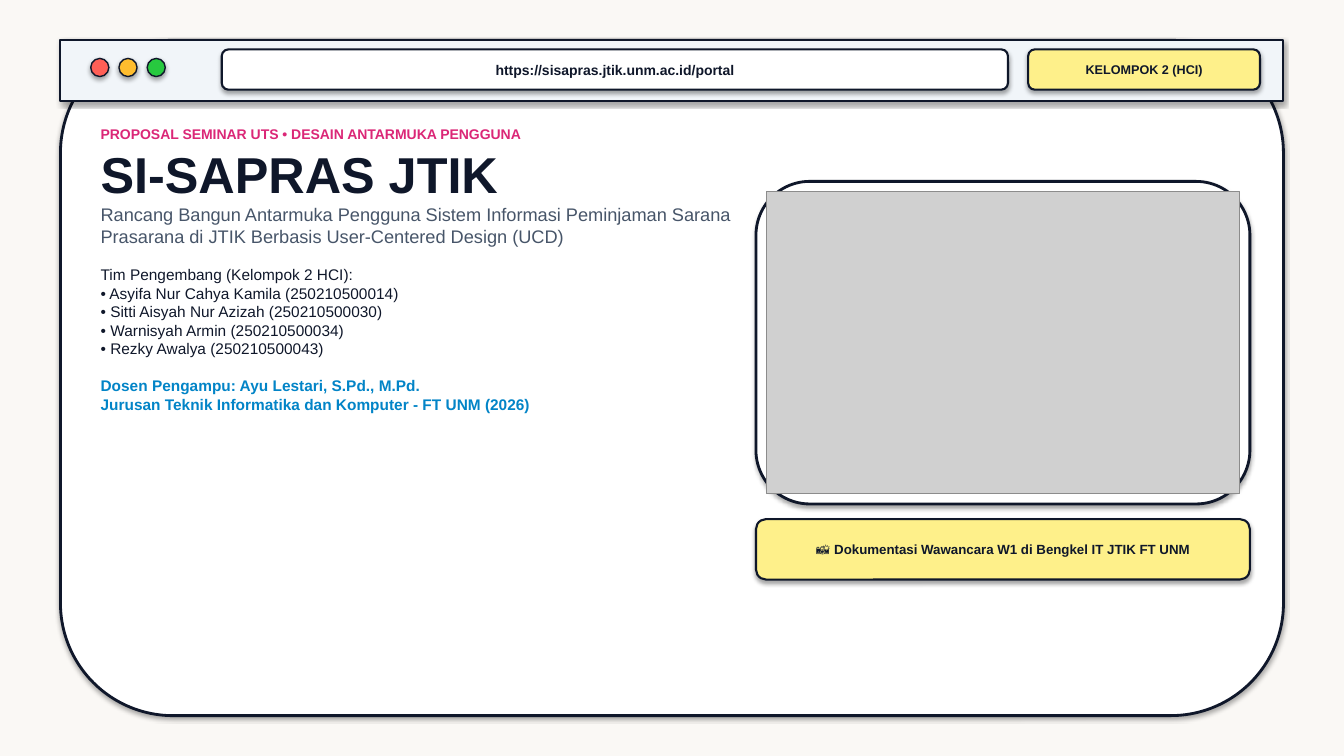
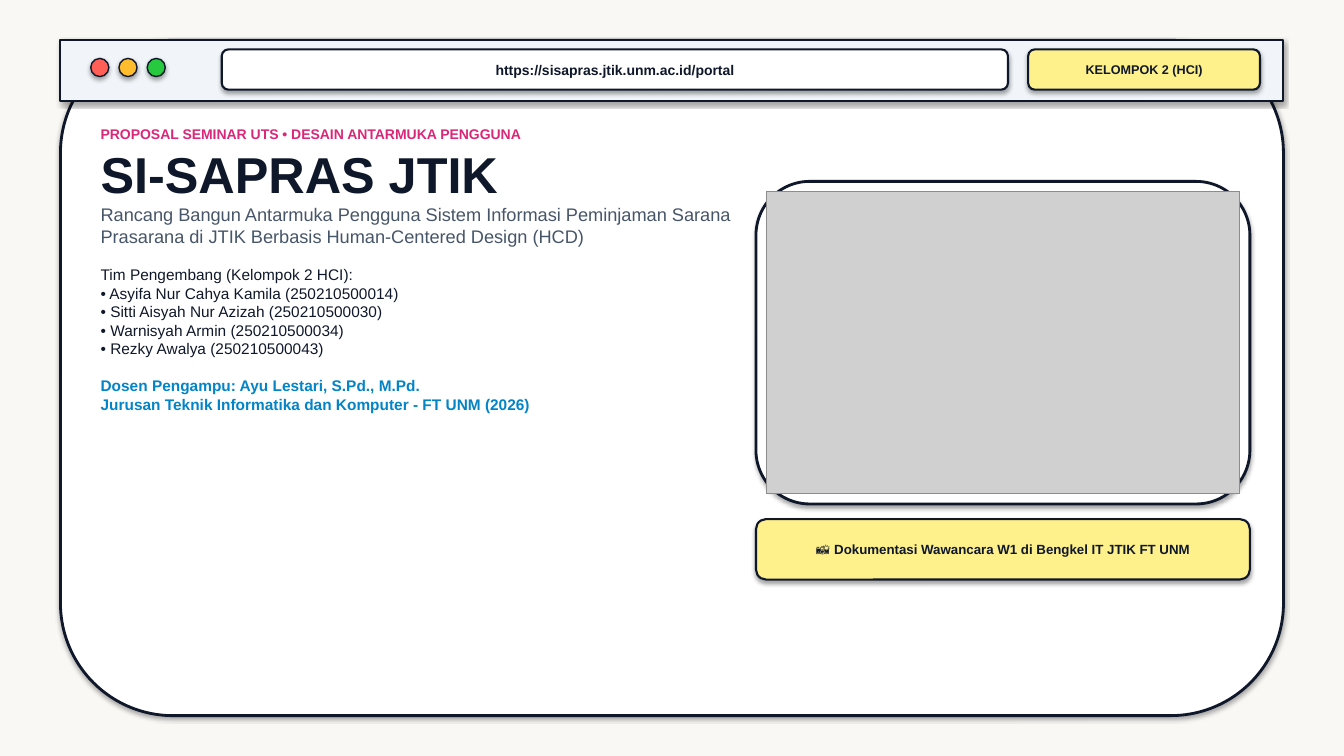
Before and after one commit to warnisaocha-rgb/si-sapras-jtik, a slide deck: slide 1 of Presentasi_UTS_SI-SAPRAS_JTIK_FotoWawancara.pptx. Drawn at 1344x756 pixels with LibreOffice and Linux fonts; fonts in the diff are those of the drawing; grey boxes stand for pictures. Boxes give left, top, right and bottom in pixels: in the first picture for what was removed or moved away, otherwise in the second. Text is boxed around its words. In the diff, an @@ line names an element or a change of style, - is before the commit and + after.

```diff
--- a/Presentasi_UTS_SI-SAPRAS_JTIK_FotoWawancara.pptx
+++ b/Presentasi_UTS_SI-SAPRAS_JTIK_FotoWawancara.pptx
@@ text at <box>101,208,731,247</box>: text changed @@
-Rancang Bangun Antarmuka Pengguna Sistem Informasi Peminjaman Sarana Prasarana di JTIK Berbasis User-Centered Design (UCD)
+Rancang Bangun Antarmuka Pengguna Sistem Informasi Peminjaman Sarana Prasarana di JTIK Berbasis Human-Centered Design (HCD)
```
Also in this commit, not shown: 2 other slides changed, 4 other files.
